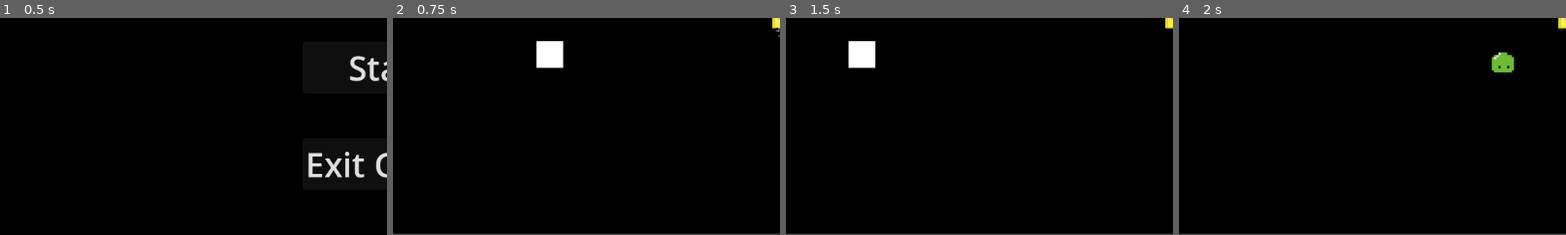
Above: before the commit, frames 1-4 (left to right).
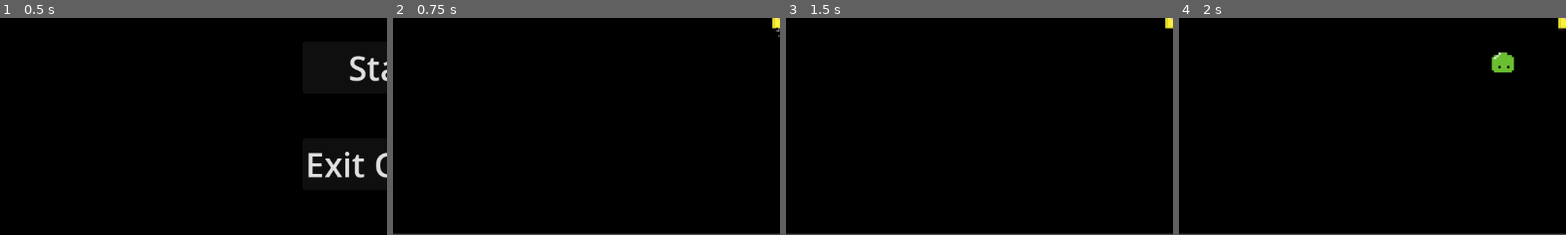
Above: after the commit, the same moments.

Repository: CodeWaffl3/GWJ71_HS_24
Game: Godot game, scene res://Scenes/main.tscn
Same seed, same stepped clock (60 frames per second), same inputs: the game is played once before the commit and once after it.
Inputs (mouse positions are % of the whole screen's width and height, from its top left):
- Up to frame 1 (0.5 s): no input
- Up to frame 2 (0.75 s): click "Start" at 0.5 s
- Up to frame 3 (1.5 s): move the mouse to (72, 45) at 1.27 s; hold D (move_right) from 1.28 s (still down); click (72, 45) at 1.35 s
- Up to frame 4 (2 s): keep holding D (move_right)
The pictures show only the part of the screen within x 0-50%, y 50-100%; the shares and areas given below are measured in that part.

Frame 1 is identical in both runs. In frame 2, 0.9% of the frame differs, in the area x 36-45%, y 10-24%; in frame 3, 0.9%; in frame 4, nothing differs.

Commit message:
Goo Implementation spawn

Diff:
--- a/Mobs/black_slime.tscn
+++ b/Mobs/black_slime.tscn
@@ -43,6 +43,7 @@
 }]
 
 [node name="Mob" type="CharacterBody2D"]
+z_index = 1
 scale = Vector2(0.995551, 1)
 collision_layer = 2
 collision_mask = 7
--- a/Mobs/gray_slime.tscn
+++ b/Mobs/gray_slime.tscn
@@ -43,6 +43,7 @@
 }]
 
 [node name="Mob" type="CharacterBody2D"]
+z_index = 1
 scale = Vector2(0.995551, 1)
 collision_layer = 2
 collision_mask = 7
--- a/Mobs/mob.tscn
+++ b/Mobs/mob.tscn
@@ -43,6 +43,7 @@
 }]
 
 [node name="Mob" type="CharacterBody2D"]
+z_index = 1
 scale = Vector2(0.995551, 1)
 collision_layer = 2
 collision_mask = 7
--- a/Mobs/white_slime.tscn
+++ b/Mobs/white_slime.tscn
@@ -43,6 +43,7 @@
 }]
 
 [node name="Mob" type="CharacterBody2D"]
+z_index = 1
 scale = Vector2(0.995551, 1)
 collision_layer = 2
 collision_mask = 7
--- a/Scenes/FX/goo.gd
+++ b/Scenes/FX/goo.gd
@@ -1,8 +1,9 @@
 extends Area2D
 
 func _process(delta):
+	print("GOO!")
 	if $".".has_overlapping_bodies():
-		print("GOO!")
+		print("GOO HIT!")
 
 func _on_timer_timeout():
 	queue_free()
--- a/Scenes/FX/goo.tscn
+++ b/Scenes/FX/goo.tscn
@@ -6,6 +6,7 @@
 radius = 20.025
 
 [node name="Goo" type="Area2D"]
+visibility_layer = 2
 collision_layer = 2
 collision_mask = 4
 script = ExtResource("1_n84a2")
@@ -29,7 +30,7 @@
 shape = SubResource("CircleShape2D_42p21")
 
 [node name="Timer" type="Timer" parent="."]
-wait_time = 2.0
+wait_time = 3.0
 autostart = true
 
 [connection signal="timeout" from="Timer" to="." method="_on_timer_timeout"]
--- a/Scenes/main.tscn
+++ b/Scenes/main.tscn
@@ -1,11 +1,10 @@
-[gd_scene load_steps=8 format=3 uid="uid://l3r3x7hhjag0"]
+[gd_scene load_steps=7 format=3 uid="uid://l3r3x7hhjag0"]
 
 [ext_resource type="PackedScene" uid="uid://ckwvhugqpmdun" path="res://Scenes/player.tscn" id="1_erogh"]
 [ext_resource type="Script" path="res://Scripts/main.gd" id="1_ibvw8"]
 [ext_resource type="PackedScene" uid="uid://dawsu5aqech6x" path="res://Mobs/mob.tscn" id="2_1c3u7"]
 [ext_resource type="PackedScene" uid="uid://ciqucbtxqgd40" path="res://Scenes/level_door.tscn" id="2_t3gec"]
 [ext_resource type="Texture2D" uid="uid://bvomurfpgfv6g" path="res://Assets/Menus/HeavySleeper.png" id="5_j4y4g"]
-[ext_resource type="PackedScene" uid="uid://dbgbho4468p0q" path="res://Scenes/FX/goo.tscn" id="6_oswbm"]
 
 [sub_resource type="Curve2D" id="Curve2D_o12it"]
 _data = {
@@ -155,12 +154,9 @@
 [node name="LevelDoorSpawnLocation" type="PathFollow2D" parent="LevelDoorPath"]
 position = Vector2(8, 8)
 
-[node name="Goo" parent="." instance=ExtResource("6_oswbm")]
-position = Vector2(240, 384)
-
 [connection signal="health_depleted" from="Player" to="." method="_on_player_health_depleted"]
 [connection signal="pressed" from="GameOver/ExitButton2" to="." method="_on_exit_button_pressed"]
 [connection signal="pressed" from="GameOver/RestartButton" to="." method="_on_restart_button_pressed"]
 [connection signal="pressed" from="StartMenu/ExitButton" to="." method="_on_exit_button_pressed"]
+[connection signal="pressed" from="StartMenu/StartButton" to="." method="_on_button_pressed"]
 [connection signal="pressed" from="StartMenu/StartButton" to="." method="_on_start_button_pressed"]
-[connection signal="pressed" from="StartMenu/StartButton" to="." method="_on_button_pressed"]
--- a/Scripts/effects_manager.gd
+++ b/Scripts/effects_manager.gd
@@ -1,22 +1,30 @@
 extends Node
+const goo = preload("res://Scenes/FX/goo.tscn")
 
 var player_sleep_effects = ["", "", ""]
 var mobs_sleep_effects = []
+var is_goo = true
+
+var timer:Timer
+
 
 signal apply_special_effects
 
-func HelloWorld():
-	print("YOU BEACH")
 
 func on_apply_special_effects():
+	print("SIGNAL")
+	get_tree().get_root().add_child(timer)
 	pass
 
 
 # Called when the node enters the scene tree for the first time.
 func _ready():
 	SEffectsManager.apply_special_effects.connect(on_apply_special_effects)
-
-
+	timer = Timer.new()
+	timer.one_shot = false
+	timer.autostart = true
+	timer.wait_time = 0.7
+	timer.timeout.connect(goo_spawn)
 
 
 # Called every frame. 'delta' is the elapsed time since the previous frame.
@@ -26,3 +34,12 @@
 func activate_sleep_effects():
 	await get_tree().create_timer(1.0).timeout
 	print("Sleeping")
+
+func goo_spawn():
+	print("GOO SPAWN")
+	if is_goo:
+		var enemies = get_tree().get_nodes_in_group("enemies")
+		for enemy in enemies:
+			var temp_goo = goo.instantiate()
+			temp_goo.global_position = enemy.global_position
+			get_tree().get_root().add_child(temp_goo)
